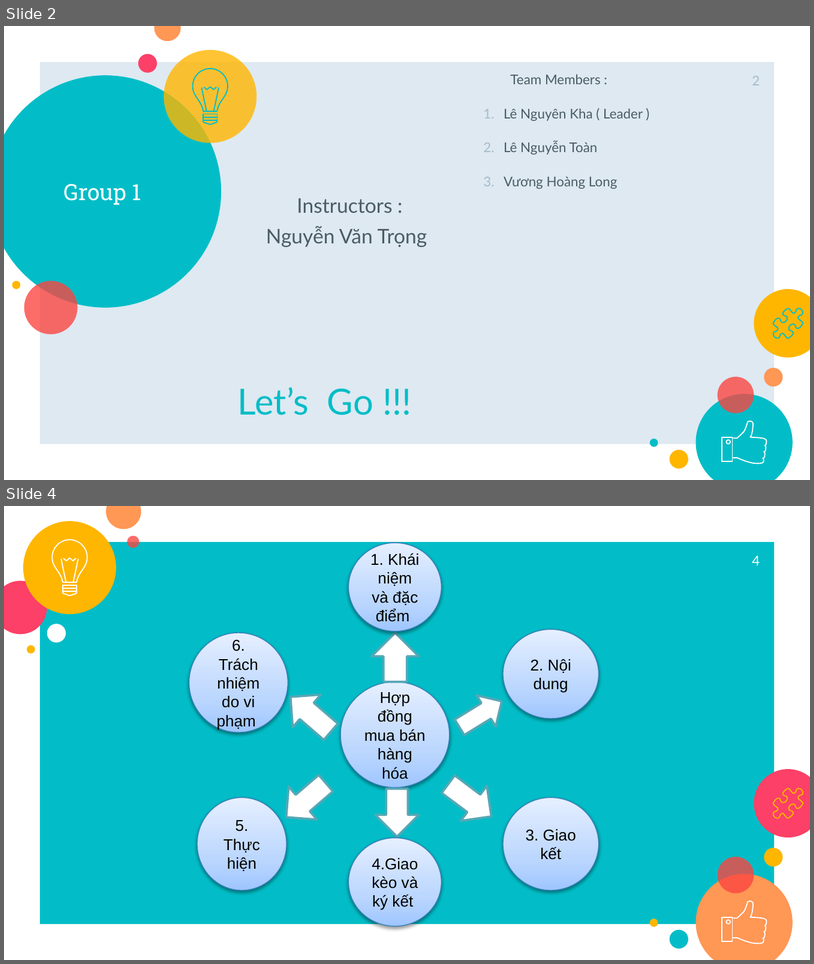
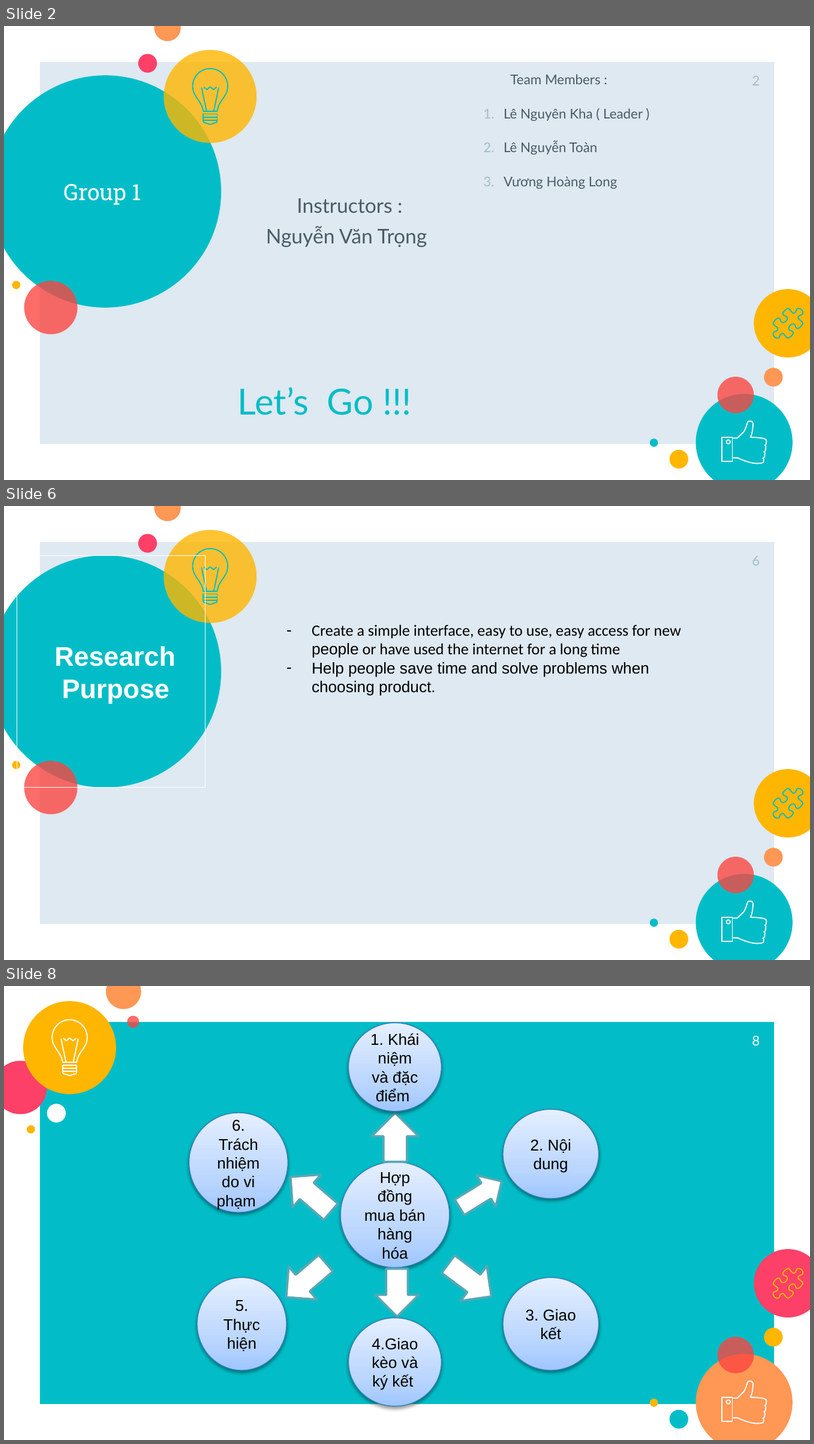
Before and after one commit to hoanglongvuong/aptechseem1, a slide deck: My Projects/SlideWebsite.pptx. Shown one above the other, each under a label of ours: slides 2 and 4 before the commit, slides 2, 6 and 8 after it; the slides between them are not shown. The pictures are 814x964 and 814x1444 pixels, drawn with LibreOffice and Linux fonts; fonts in the diff are those of the drawing. Boxes give left, top, right and bottom in pixels: in the first picture for what was removed or moved away, otherwise in the second. Text is boxed around its words. In the diff, an @@ line names an element or a change of style, - is before the commit and + after.

```diff
--- a/My Projects/SlideWebsite.pptx
+++ b/My Projects/SlideWebsite.pptx
@@ slide 6 added at box(4, 506, 810, 960), background #FFFFFF; not listed: 24 template elements that a slide beside it also shows @@
@@ title added at box(17, 555, 206, 787), outline #FFFFFF 0.75 pt, 24 pt, text #FFFFFF, bold @@
+Research
+Purpose
@@ page number added at box(752, 556, 760, 565), 12 pt, text #A6BCC9 @@
+6
@@ text added at box(312, 625, 681, 696), 14 pt, text #000000 @@
+– Create a simple interface, easy to use, easy access for new people or have used the internet for a long time
+– Help people save time and solve problems when choosing product.
@@ what was slide 4 is now slide 8 @@
@@ page number at box(752, 1035, 760, 1045): text changed @@
-4
+8
```
Also in this commit, not shown: 2 slides changed, 5 other slides added, 1 slide removed, 14 other files.
